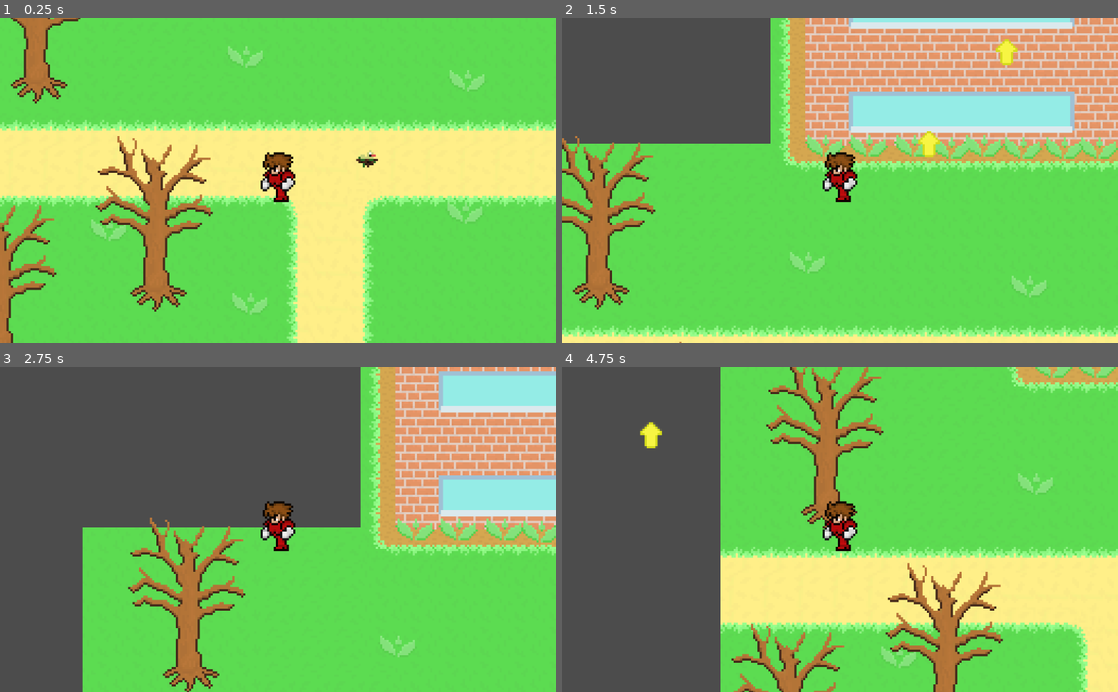
Above: before the commit, frames 1-4 (two rows, left to right).
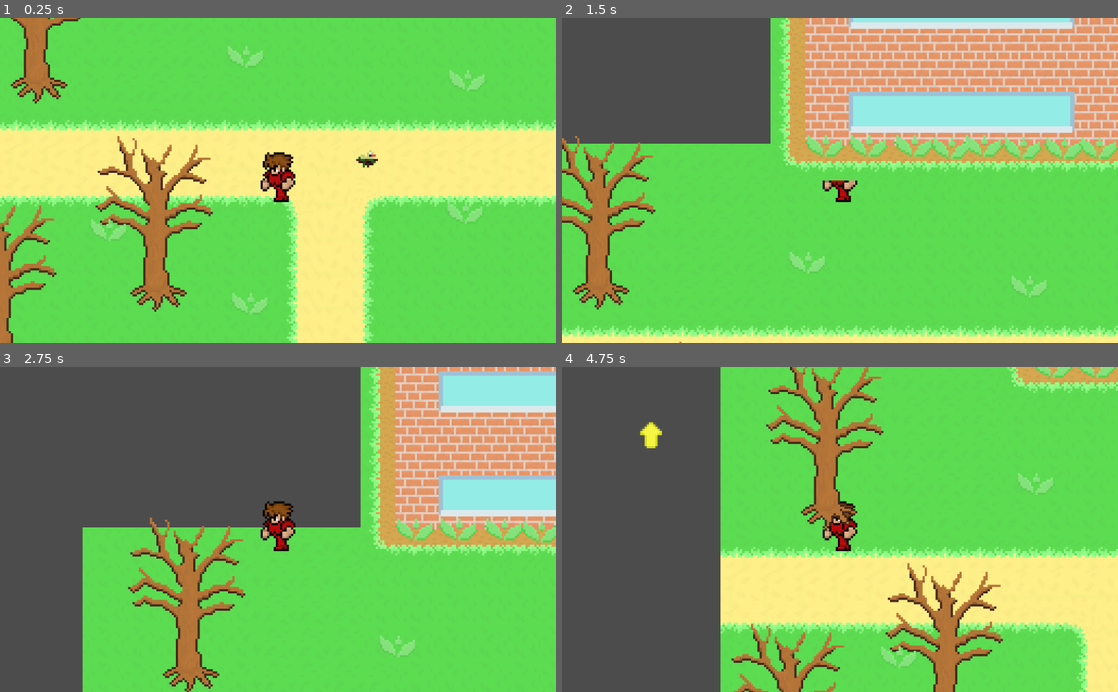
Above: after the commit, the same moments.

Repository: GenElectrovise/HillsSim22_Godot
Game: Godot game, scene res://levels/title/main_title.tscn
Two runs of this game, one before a commit and one after it. Both use one fixed random seed, a clock stepped at 60 frames per second and the inputs below.
Inputs (mouse positions are in pixels of both pictures, inside the frame that each line leads up to):
- Up to frame 1 (0.25 s): no input
- Up to frame 2 (1.5 s): tap Enter at 0.5 s; move the mouse to (928, 157) at 0.52 s; hold W (player_north) from 0.53 s (still down); tap E (player_interact) at 0.6, 1.35 s; click (928, 157) at 0.67 s; move the mouse to (1006, 229) at 1.27 s
- Up to frame 3 (2.75 s): tap Space at 2 s; move the mouse to (111, 480) at 2.02 s; release W (player_north) at 2.03 s; hold A (player_west) from 2.03 s (still down); tap E (player_interact) at 2.1 s
- Up to frame 4 (4.75 s): move the mouse to (867, 529) at 2.77 s; tap E (player_interact) at 2.85, 3.6, 4.35 s; click (867, 529) at 2.92 s; move the mouse to (756, 448) at 3.52 s; release A (player_west) at 3.53 s; hold S (player_south) 3.53-4.28 s; move the mouse to (962, 513) at 4.27 s; hold D (player_east) from 4.28 s (still down)

The runs differ from the first frame. In frame 1, less than 0.1% of the frame differs, in the area x 19-53%, y 49-64%; in frame 2, 0.9%, in the area x 47-82%, y 6-53%; in frame 3, less than 0.1%; in frame 4, 0.3%.

Commit message:
Reorganised assets

Diff:
--- a/decorations/dead_tree.tscn
+++ b/decorations/dead_tree.tscn
@@ -1,6 +1,6 @@
 [gd_scene load_steps=3 format=2]
 
-[ext_resource path="res://assets/dead_tree.png" type="Texture" id=1]
+[ext_resource path="res://assets/decorations/dead_tree.png" type="Texture" id=1]
 
 [sub_resource type="RectangleShape2D" id=1]
 extents = Vector2( 6, 5.5 )
--- a/decorations/grass_medium.tscn
+++ b/decorations/grass_medium.tscn
@@ -1,6 +1,6 @@
 [gd_scene load_steps=2 format=2]
 
-[ext_resource path="res://assets/grass_medium.png" type="Texture" id=1]
+[ext_resource path="res://assets/decorations/grass_medium.png" type="Texture" id=1]
 
 [node name="Node2D" type="Node2D"]
 
--- a/entities/player/costume.gd
+++ b/entities/player/costume.gd
@@ -25,6 +25,7 @@
 	HEAD.modulate = scaleColour(241, 186, 144) # Pale
 	# EYE.modulate = scaleColour(121, 64, 13) # Brown
 	HAIR.modulate = scaleColour(189, 107, 29) # Brown
+	HANDS.modulate = scaleColour(241, 186, 144) # Pale
 	SHIRT.modulate = scaleColour(217, 14, 15) # Red
 	LEGS.modulate = scaleColour(217, 14, 15) # Red
 	FEET.modulate = scaleColour(217, 14, 15) # Red
--- a/entities/teleporter/teleporter.tscn
+++ b/entities/teleporter/teleporter.tscn
@@ -1,7 +1,7 @@
 [gd_scene load_steps=4 format=2]
 
 [ext_resource path="res://entities/teleporter/teleporter.gd" type="Script" id=1]
-[ext_resource path="res://assets/teleport.png" type="Texture" id=2]
+[ext_resource path="res://assets/gui/teleport.png" type="Texture" id=2]
 
 [sub_resource type="RectangleShape2D" id=1]
 
--- a/levels/outside/outside_scene.tscn
+++ b/levels/outside/outside_scene.tscn
@@ -18,45 +18,49 @@
 format = 1
 tile_data = PoolIntArray( -589820, -1610612729, 0, -458755, 44, 0, -458754, 44, 0, -458753, 44, 0, -524288, 44, 0, -524 …(4421 unchanged characters)…
 
-[node name="Watch_Birds" parent="TileMap" instance=ExtResource( 3 )]
-position = Vector2( 41, -10 )
-
-[node name="Teleporter2" parent="TileMap/Watch_Birds" instance=ExtResource( 5 )]
-destination_level = "inside"
-destination_position = Vector2( 25, 25 )
-
-[node name="Medium Grass" type="Node2D" parent="TileMap"]
-
-[node name="Grass Medium 2" parent="TileMap/Medium Grass" instance=ExtResource( 6 )]
-position = Vector2( -78, 23 )
-
-[node name="Grass Medium 3" parent="TileMap/Medium Grass" instance=ExtResource( 6 )]
-position = Vector2( 86, 15 )
-
-[node name="Grass Medium 4" parent="TileMap/Medium Grass" instance=ExtResource( 6 )]
-position = Vector2( -15, -57 )
-
-[node name="Grass Medium 5" parent="TileMap/Medium Grass" instance=ExtResource( 6 )]
-position = Vector2( 87, -46 )
-
-[node name="Grass Medium 6" parent="TileMap/Medium Grass" instance=ExtResource( 6 )]
-position = Vector2( -13, 57 )
-
-[node name="Trees" type="Node2D" parent="TileMap"]
-
-[node name="Node2D" parent="TileMap/Trees" instance=ExtResource( 8 )]
-position = Vector2( -56, 20 )
-
-[node name="Node2D2" parent="TileMap/Trees" instance=ExtResource( 8 )]
-position = Vector2( -111, -76 )
-
-[node name="Dead Tree 1" parent="TileMap/Trees" instance=ExtResource( 8 )]
-position = Vector2( -128, 48 )
-
-[node name="Buildings" type="Node2D" parent="TileMap"]
+[node name="Buildings" type="Node" parent="TileMap"]
 
 [node name="G-Block" parent="TileMap/Buildings" instance=ExtResource( 7 )]
 position = Vector2( 0, -111 )
+
+[node name="Decorations" type="Node" parent="TileMap"]
+
+[node name="Trees" type="Node2D" parent="TileMap/Decorations"]
+
+[node name="Node2D" parent="TileMap/Decorations/Trees" instance=ExtResource( 8 )]
+position = Vector2( -56, 20 )
+
+[node name="Node2D2" parent="TileMap/Decorations/Trees" instance=ExtResource( 8 )]
+position = Vector2( -111, -76 )
+
+[node name="Dead Tree 1" parent="TileMap/Decorations/Trees" instance=ExtResource( 8 )]
+position = Vector2( -128, 48 )
+
+[node name="Medium Grass" type="Node2D" parent="TileMap/Decorations"]
+
+[node name="Grass Medium 2" parent="TileMap/Decorations/Medium Grass" instance=ExtResource( 6 )]
+position = Vector2( -78, 23 )
+
+[node name="Grass Medium 3" parent="TileMap/Decorations/Medium Grass" instance=ExtResource( 6 )]
+position = Vector2( 86, 15 )
+
+[node name="Grass Medium 4" parent="TileMap/Decorations/Medium Grass" instance=ExtResource( 6 )]
+position = Vector2( -15, -57 )
+
+[node name="Grass Medium 5" parent="TileMap/Decorations/Medium Grass" instance=ExtResource( 6 )]
+position = Vector2( 87, -46 )
+
+[node name="Grass Medium 6" parent="TileMap/Decorations/Medium Grass" instance=ExtResource( 6 )]
+position = Vector2( -13, 57 )
+
+[node name="Quests" type="Node" parent="TileMap"]
+
+[node name="Watch_Birds" parent="TileMap/Quests" instance=ExtResource( 3 )]
+position = Vector2( 41, -10 )
+
+[node name="Teleporter2" parent="TileMap/Quests/Watch_Birds" instance=ExtResource( 5 )]
+destination_level = "inside"
+destination_position = Vector2( 25, 25 )
 
 [node name="Player" parent="." instance=ExtResource( 2 )]
 
--- a/quests/watch_birds/watch_birds_obj.tscn
+++ b/quests/watch_birds/watch_birds_obj.tscn
@@ -1,6 +1,6 @@
 [gd_scene load_steps=4 format=2]
 
-[ext_resource path="res://assets/bird_nest.png" type="Texture" id=1]
+[ext_resource path="res://assets/quests/bird_nest.png" type="Texture" id=1]
 [ext_resource path="res://quests/watch_birds/watch_birds_quest.gd" type="Script" id=2]
 
 [sub_resource type="RectangleShape2D" id=1]
Binary file removed: assets/blank_character.png
Renamed: assets/dead_tree.png -> assets/decorations/dead_tree.png
Not shown, changed: assets/decorations/dead_tree.png.import
Renamed: assets/grass_medium.png -> assets/decorations/grass_medium.png
Not shown, changed: assets/decorations/grass_medium.png.import
Not shown, removed: assets/grass_medium.png.import
Renamed: assets/teleport.png -> assets/gui/teleport.png
Not shown, changed: assets/gui/teleport.png.import
Binary file removed: assets/hair.png
Not shown, removed: assets/hair.png.import
Binary file removed: assets/player.png
Renamed: assets/bird_nest.png -> assets/quests/bird_nest.png
(and 2 more such lines)
